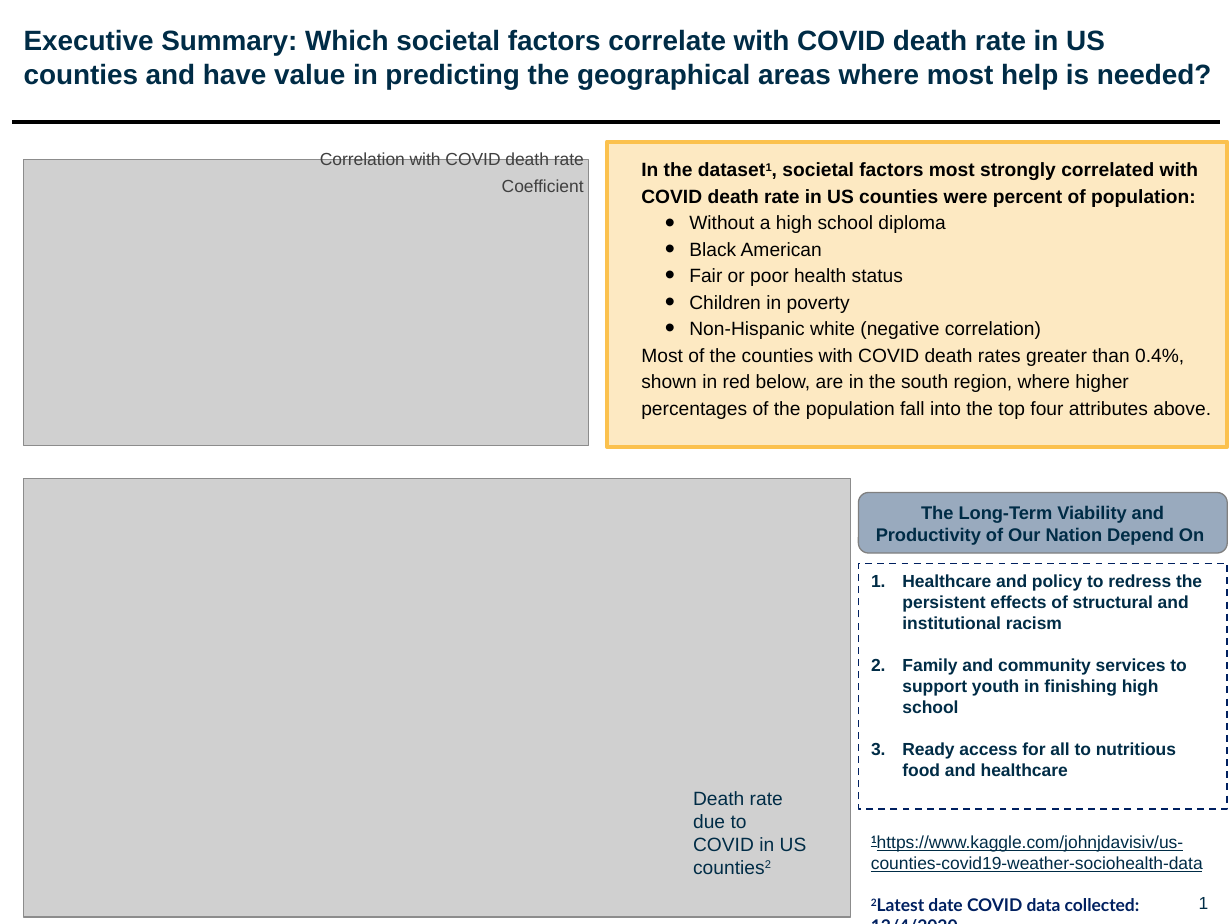
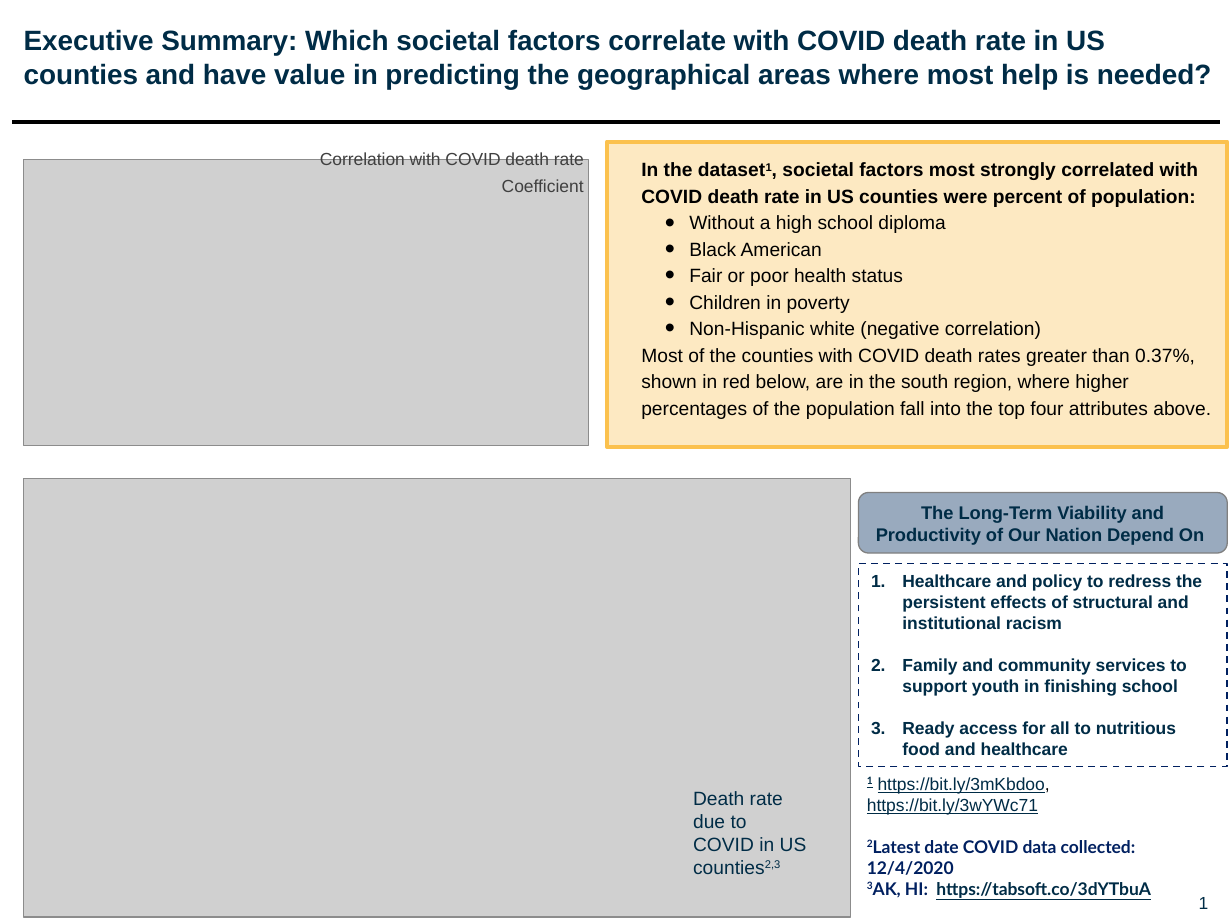
Before and after one commit to elitany/sociovid, a slide deck: slide 2 of COVID Deaths & Societal Factors Capstone II Executive_Presentation.pptx. Drawn at 1232x924 pixels with LibreOffice and Linux fonts; fonts in the diff are those of the drawing; grey boxes stand for pictures; background and template pictures are left out. Boxes give left, top, right and bottom in pixels: in the first picture for what was removed or moved away, otherwise in the second. Text is boxed around its words. In the diff, an @@ line names an element or a change of style, - is before the commit and + after.

```diff
--- a/COVID Deaths & Societal Factors Capstone II Executive_Presentation.pptx
+++ b/COVID Deaths & Societal Factors Capstone II Executive_Presentation.pptx
@@ text in rectangle at [641, 348, 1211, 419]: text changed @@
-Most of the counties with COVID death rates greater than 0.4%, shown in red below, are in the south region, where higher percentages of the population fall into the top four attributes above.
+Most of the counties with COVID death rates greater than 0.37%, shown in red below, are in the south region, where higher percentages of the population fall into the top four attributes above.
@@ rectangle "Healthcare and policy to redress ...": place and size @@
-rectangle "Healthcare and policy to redress ..." at [859, 563, 1227, 808]
+rectangle "Healthcare and policy to redress ..." at [859, 563, 1227, 767]
@@ text in rectangle at [902, 658, 1186, 695]: text changed @@
-2. Family and community services to support youth in finishing high school
+2. Family and community services to support youth in finishing school
@@ text "1 https://bit.ly/3mKbdoo, https://bit.ly/3wYWc71": place and size @@
-text "1 https://bit.ly/3mKbdoo, https://bit.ly/3wYWc71" at [871, 835, 1203, 911]
+text "1 https://bit.ly/3mKbdoo, https://bit.ly/3wYWc71" at [867, 777, 1150, 898]
@@ text at [867, 777, 1050, 814]: text changed @@
-1https://www.kaggle.com/johnjdavisiv/us-counties-covid19-weather-sociohealth-data
+1 https://bit.ly/3mKbdoo, https://bit.ly/3wYWc71
@@ text at [693, 791, 807, 870]: text changed @@
-Death rate due to COVID in US counties2
+Death rate due to COVID in US counties2,3
@@ text at [905, 882, 1150, 898]: paragraph added @@
+3AK, HI: https://tabsoft.co/3dYTbuA
```
Also in this commit, not shown: 7 other slides changed.
